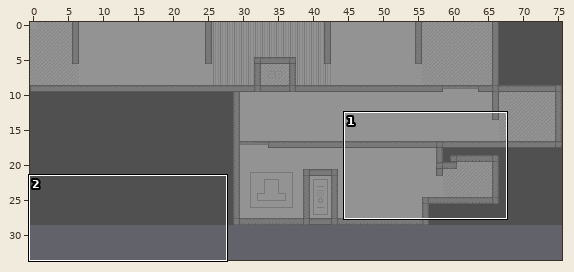
Tiled map, stored at TiledMaps/tutorial.tmx. The picture above shows the old version from afar; the outline marks the close-up.
Close-up. As it was:
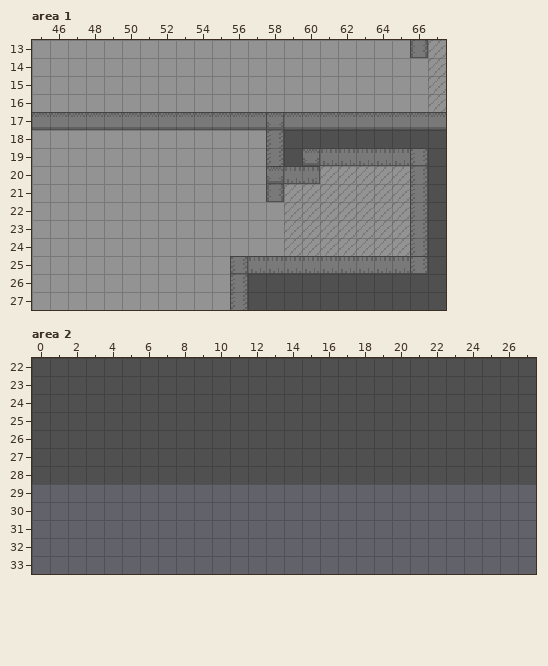
Cells are 12x12 px. Shown: area 1 x 45..67, y 13..27; area 2 x 0..27, y 22..33. The commit also changed other parts of the map, which this record leaves out. The old version is drawn lined up with the new one.
The result:
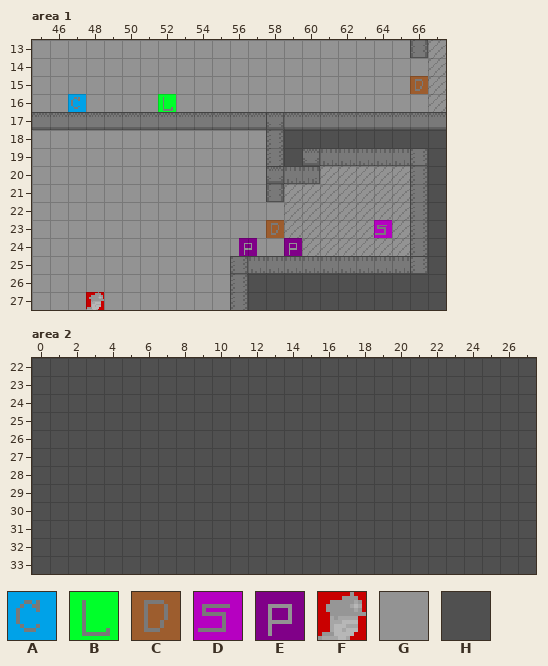
Key: from "objects": A 1, B 2, C 3, D 4, E 5, F 6; from "tilemap": G 0, H 3.
_ is an empty cell.
Objects are placed by their top-left corner, in cells (3,4 is the top-left corner of cell 3,4); size is 1x1 cell unless given.
Diff:
map size 76x29 -> 76x34 cells
Layer "Background", area 1:
The author put tile G in row 15 at x 66; in row 16 at x 47 and 52.
Layer "Foreground", area 1:
Tile G is gone in row 15 at x 66; in row 16 at x 47 and 52.
Layer "Objects" (now shown), area 1:
A new object: C "exitRoom" at 66,15.
A new object: A at 47,16.
A new object: B at 52,16.
A new object: C "switchRoom" at 58,23.
A new object: D at 64,23.
A new object: E at 56.5,24.
A new object: E at 59,24.
A new object: F at 48,27.
Layer "Background", area 2:
The author put tile H in rows 29 to 33 at x 0 to 27.
